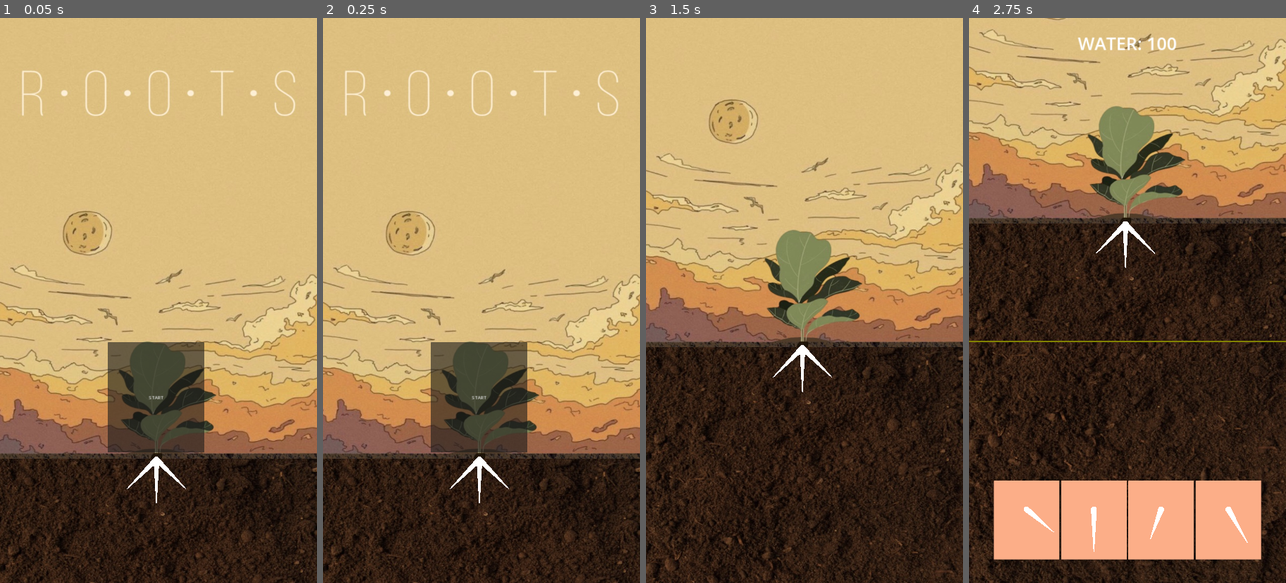
Above: before the commit, frames 1-4 (left to right).
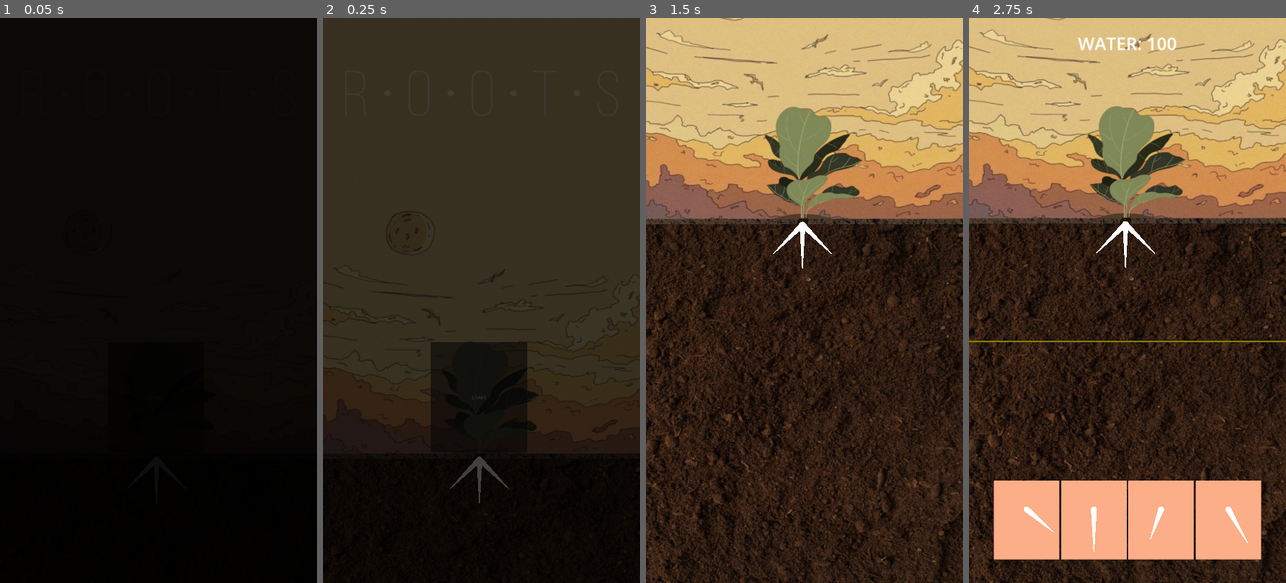
Above: after the commit, the same moments.

Repository: Disablak/ggj23
Game: Godot game, scene res://Main.tscn
Two runs of this game, one before a commit and one after it. Both use one fixed random seed, a clock stepped at 60 frames per second and the inputs below.
Inputs (mouse positions are in pixels of both pictures, inside the frame that each line leads up to):
- Up to frame 1 (0.05 s): no input
- Up to frame 2 (0.25 s): no input
- Up to frame 3 (1.5 s): click "START" at 0.5 s; drag from (801, 402) to (836, 176) at 1.27 s
- Up to frame 4 (2.75 s): drag from (1124, 272) to (1111, 413) at 2.02 s

The runs differ from the first frame. In frame 1, 98% of the frame differs, in the area x 0-100%, y 0-100%; in frame 2, 95%; in frame 3, 50%; in frame 4, nothing differs.

Commit message:
added fade

Diff:
--- a/Main.gd
+++ b/Main.gd
@@ -10,12 +10,13 @@
 
 const MENU_POS = Vector2(0, -800)
 const GAME_POS = Vector2.ZERO
-const TWEEN_TIME = 2
+const TWEEN_TIME = 1
 
 
 func _ready() -> void:
 	Global.on_game_over.connect(_on_game_over)
 
+	gui.fade_show(false)
 	on_game_started()
 
 
@@ -43,10 +44,15 @@
 
 
 func _on_game_over(is_win: bool):
+	await gui.fade_show(true).finished
+	await get_tree().create_timer(0.3).timeout
+
 	if is_win:
 		next_level()
 	else:
 		restart_level()
+
+	gui.fade_show(false)
 
 
 func next_level():
--- a/scenes/GUI.tscn
+++ b/scenes/GUI.tscn
@@ -63,3 +63,18 @@
 [node name="Point3" type="TextureRect" parent="HBoxContainer"]
 layout_mode = 2
 texture = ExtResource("2_26old")
+
+[node name="Fade" type="ColorRect" parent="."]
+z_index = 5
+layout_mode = 1
+anchors_preset = 15
+anchor_right = 1.0
+anchor_bottom = 1.0
+offset_left = -1619.0
+offset_top = -2632.0
+offset_right = 1621.0
+offset_bottom = 3128.0
+grow_horizontal = 2
+grow_vertical = 2
+mouse_filter = 2
+color = Color(0, 0, 0, 1)
--- a/scripts/GUI.gd
+++ b/scripts/GUI.gd
@@ -5,6 +5,10 @@
 @onready var btn_start: Button = $ButtonStart
 @onready var label_water: Label = $LabelWater
 @onready var box_container: HBoxContainer = $HBoxContainer
+@onready var fade: ColorRect = $Fade
+
+const FADE_TIME := 1
+
 
 # Called when the node enters the scene tree for the first time.
 func _ready() -> void:
@@ -45,3 +49,11 @@
 			label_water.text = "WATER: {0} - {1}".format([cur_water, Global.PART_WATER])
 		else:
 			label_water.text = "WATER: {0} - {1}".format([cur_water, Global.PART_WATER])
+
+
+func fade_show(show) -> Tween:
+	var tween = create_tween()
+	var color_to = Color.BLACK if show else Color(Color.BLACK, 0.0)
+	tween.tween_property(fade, "color", color_to, FADE_TIME)
+
+	return tween
